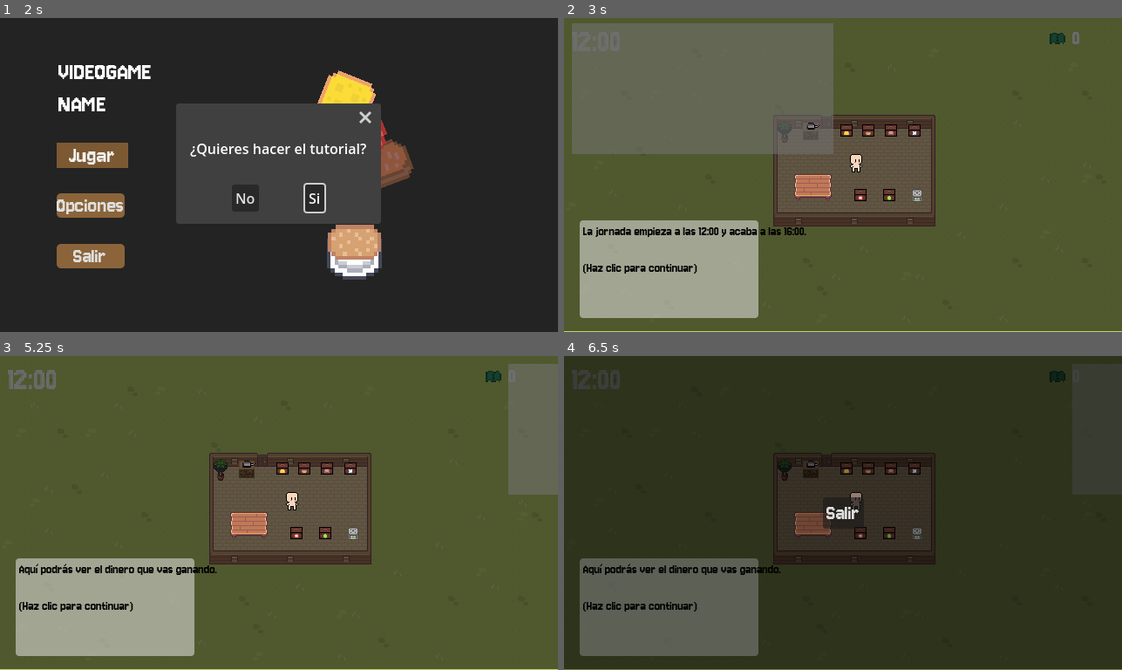
Above: before the commit, frames 1-4 (two rows, left to right).
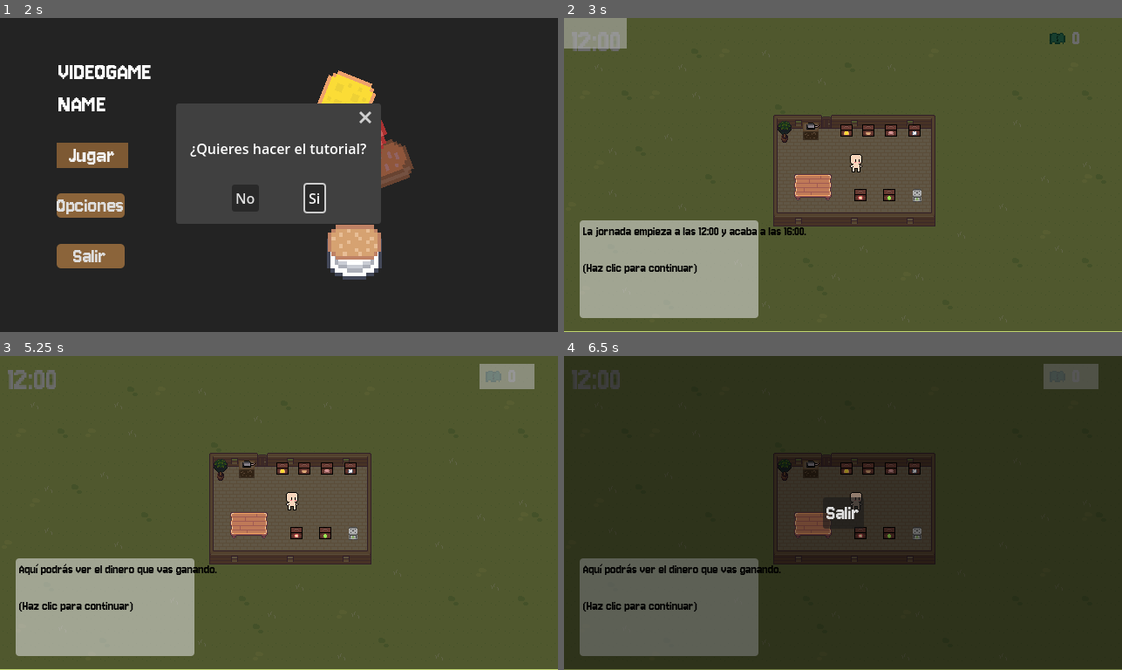
Above: after the commit, the same moments.

Repository: apastraher/BURGERBURGER
Game: Godot game, scene res://scenes/menu.tscn
The game is run twice, just before and just after one commit, with the same random seed, the same clock (stepped at 60 frames per second) and the same inputs.
Inputs (mouse positions are in pixels of both pictures, inside the frame that each line leads up to):
- Up to frame 1 (2 s): click "Jugar" at 0.5 s; click "Jugar" at 1.25 s
- Up to frame 2 (3 s): click "Si" at 2 s; tap Enter at 2.75 s; move the mouse to (965, 159) at 2.77 s; hold D (right) from 2.78 s (still down); tap E (grab) at 2.85 s; click (965, 159) at 2.92 s
- Up to frame 3 (5.25 s): tap Space at 3.02, 3.5, 3.77, 5 s; move the mouse to (167, 528) at 3.52 s; release D (right) at 3.53 s; hold S (down) 3.53-4.28 s; tap E (grab) at 3.6, 4.35, 5.1 s; tap Enter at 4.25 s; move the mouse to (334, 443) at 4.27 s; hold D (right) 4.28-5.03 s; move the mouse to (251, 575) at 5.02 s; hold W (up) from 5.03 s (still down); click (251, 575) at 5.17 s
- Up to frame 4 (6.5 s): tap Space at 5.27, 6.02 s; tap Enter at 5.75 s; move the mouse to (1010, 560) at 5.77 s; release W (up) at 5.78 s; hold A (left) from 5.78 s (still down); tap E (grab) at 5.85 s; tap Escape (esc) at 6.4 s

Frame 1 is identical in both runs. In frame 2, 20% of the frame differs, in the area x 0-49%, y 0-44%; in frame 3, 4.1%; in frame 4, 0.4%.

Commit message:
Tutorial arreglado

Diff:
--- a/project.godot
+++ b/project.godot
@@ -19,6 +19,11 @@
 
 Settings="*res://scenes/settings.gd"
 Fade="*res://scenes/fade.tscn"
+
+[debug]
+
+shapes/max_threads=-1
+shapes/run_on_separate_thread=false
 
 [display]
 
--- a/scenes/final_bueno.gd
+++ b/scenes/final_bueno.gd
@@ -1,26 +1,51 @@
 extends CanvasLayer
 
 var fade
+var exiting := false  # Bandera para controlar el estado de salida
 
 func _ready() -> void:
+	# Configuración inicial segura
 	Input.mouse_mode = Input.MOUSE_MODE_VISIBLE
 	get_tree().paused = false
 
+	# Manejo robusto del efecto fade
 	fade = get_node_or_null("/root/Fade")
-
 	if is_instance_valid(fade):
 		fade.color_rect.modulate = Color(0, 0, 0, 1)
 		fade.color_rect.show()
 		await fade.fade_out(0.5)
+	else:
+		printerr("Advertencia: Nodo Fade no encontrado")
 
 func _on_salir_pressed() -> void:
+	# Evitar múltiples ejecuciones
+	if exiting:
+		return
+
+	exiting = true
+
+	# 1. Ejecutar animación de fade (si existe)
 	if is_instance_valid(fade):
 		await fade.fade_in(0.5)
 
+	# 2. Cargar el menú principal de forma segura
 	var menu_path = "res://scenes/menu.tscn"
-	if ResourceLoader.exists(menu_path):
-		var menu = load(menu_path)
-		get_tree().change_scene_to_packed(menu)
-	else:
-		push_error("No se encontró la escena del menú")
+
+	# Verificar existencia del recurso
+	if not ResourceLoader.exists(menu_path):
+		printerr("Error: No se encontró la escena del menú en ", menu_path)
 		get_tree().quit()
+		return
+
+	# 3. Cambiar a la escena del menú
+	var menu = load(menu_path)
+	get_tree().change_scene_to_packed(menu)
+
+	# 4. Limpieza final
+	queue_free()
+
+# Manejo seguro al cerrar
+func _notification(what):
+	if what == NOTIFICATION_PREDELETE:
+		if is_instance_valid(fade):
+			fade.queue_free()
--- a/scenes/map.gd
+++ b/scenes/map.gd
@@ -19,7 +19,7 @@
 	Input.set_mouse_mode(Input.MOUSE_MODE_CONFINED_HIDDEN)
 
 	if timer_node:
-		timer_node.tiempo_finalizado.connect(_on_timer_finalizado)
+		timer_node.tiempo_finalizado.connect(_on_timer_node_tiempo_finalizado)
 
 func _iniciar_tutorial():
 	var tutorial = tutorial_scene.instantiate()
@@ -27,7 +27,7 @@
 	get_tree().paused = true
 	Input.set_mouse_mode(Input.MOUSE_MODE_VISIBLE)
 
-func _on_timer_finalizado() -> void:
+func _on_timer_node_tiempo_finalizado() -> void:
 	get_tree().paused = false
 
 	# Manejar transición de escena
--- a/scenes/map.tscn
+++ b/scenes/map.tscn
@@ -18,7 +18,6 @@
 [ext_resource type="PackedScene" uid="uid://tpgd1oxg5sg5" path="res://scenes/papelera.tscn" id="14_ngwq2"]
 [ext_resource type="PackedScene" uid="uid://c7cu56adu8gfc" path="res://scenes/cliente.tscn" id="15_o3v11"]
 [ext_resource type="PackedScene" uid="uid://bwio7l8l0n7h" path="res://scenes/dinero.tscn" id="16_m650i"]
-[ext_resource type="PackedScene" uid="uid://r30k0ytab6tk" path="res://scenes/tutorial.tscn" id="17_vtyk1"]
 
 [sub_resource type="TileSetAtlasSource" id="TileSetAtlasSource_nlckf"]
 texture = ExtResource("3_de7ht")
@@ -1918,6 +1917,7 @@
 scale = Vector2(1.5, 1.5)
 
 [node name="Cocina" parent="." groups=["sartenes"] instance=ExtResource("13_lxcw7")]
+z_index = 1
 position = Vector2(283, 130)
 
 [node name="Cliente" parent="." node_paths=PackedStringArray("punto_entrada", "punto_salida") groups=["clientes"] instance=ExtResource("15_o3v11")]
@@ -1936,8 +1936,4 @@
 [node name="PuntoSalida" type="Marker2D" parent="."]
 position = Vector2(440, 360)
 
-[node name="Tutorial" parent="." instance=ExtResource("17_vtyk1")]
-visible = false
-z_index = 100
-
 [connection signal="tiempo_finalizado" from="TimerNode" to="." method="_on_timer_node_tiempo_finalizado"]
--- a/scenes/tutorial.gd
+++ b/scenes/tutorial.gd
@@ -9,15 +9,15 @@
 
 var pasos = [
 	{"texto": "Bienvenido al tutorial. Aquí aprenderás lo básico.\n\n(Haz clic para continuar)", "pos": Vector2(0, 0), "size": Vector2(0, 0)},
-	{"texto": "La jornada empieza a las 12:00 y acaba a las 16:00.\n\n(Haz clic para continuar)", "pos": Vector2(9, 6), "size": Vector2(300, 150)},
-	{"texto": "Aquí podrás ver el dinero que vas ganando.\n\n(Haz clic para continuar)", "pos": Vector2(583, 9), "size": Vector2(300, 150)},
-	{"texto": "Aquí estás tú, podrás moverte e interactuar con los controles asignados.\n\n(Haz clic para continuar)", "pos": Vector2(335, 166), "size": Vector2(250, 250)},
-	{"texto": "Estas cajas contienen los ingredientes, acércate y recógelos cuando los necesites.\n\n(Haz clic para continuar)", "pos": Vector2(600, 350), "size": Vector2(300, 150)},
-	{"texto": "Esta es la sartén, puedes cocinar la carne, ten cuidado que no se te queme.\n\n(Haz clic para continuar)", "pos": Vector2(283, 130), "size": Vector2(350, 150)},
-	{"texto": "En la mesa podrás dejar los ingredientes o poner los platos para emplatar los pedidos.\n\n(Haz clic para continuar)", "pos": Vector2(324, 130), "size": Vector2(300, 150)},
-	{"texto": "En la papelera puedes tirar lo que no vayas a usar. ¡Cuidado con no meterte!\n\n(Haz clic para continuar)", "pos": Vector2(405, 206), "size": Vector2(350, 150)},
-	{"texto": "Cuando se te acerque un cliente, acércate a él para atenderle.\n\n(Haz clic para continuar)", "pos": Vector2(423, 175), "size": Vector2(350, 150)},
-	{"texto": "Cuando tengas su pedido hecho entrégaselo lo antes posible.\n\n(Haz clic para continuar)", "pos": Vector2(423, 175), "size": Vector2(350, 150)},
+	{"texto": "La jornada empieza a las 12:00 y acaba a las 16:00.\n\n(Haz clic para continuar)", "pos": Vector2(0, 0), "size": Vector2(72, 35)},
+	{"texto": "Aquí podrás ver el dinero que vas ganando.\n\n(Haz clic para continuar)", "pos": Vector2(550, 9), "size": Vector2(63, 29)},
+	{"texto": "Aquí estás tú, podrás moverte e interactuar con los controles asignados.\n\n(Haz clic para continuar)", "pos": Vector2(323, 155), "size": Vector2(22, 23)},
+	{"texto": "Estas cajas contienen los ingredientes, acércate y recógelos cuando los necesites.\n\n(Haz clic para continuar)", "pos": Vector2(312, 118), "size": Vector2(102, 24)},
+	{"texto": "Esta es la sartén, puedes cocinar la carne, ten cuidado que no se te queme.\n\n(Haz clic para continuar)", "pos": Vector2(269, 116), "size": Vector2(29, 29)},
+	{"texto": "En la mesa podrás dejar los ingredientes o poner los platos para emplatar los pedidos.\n\n(Haz clic para continuar)", "pos": Vector2(260, 176), "size": Vector2(52, 36)},
+	{"texto": "En la papelera puedes tirar lo que no vayas a usar. ¡Cuidado con no meterte!\n\n(Haz clic para continuar)", "pos": Vector2(395, 194), "size": Vector2(21, 22)},
+	{"texto": "Cuando se te acerque un cliente, acércate a él para atenderle.\n\n(Haz clic para continuar)", "pos": Vector2(396, 154), "size": Vector2(57, 35)},
+	{"texto": "Cuando tengas su pedido hecho entrégaselo lo antes posible.\n\n(Haz clic para continuar)", "pos": Vector2(396, 154), "size": Vector2(57, 35)},
 	{"texto": "Espero que vaya todo bien, ¡suerte!\n\n(Haz clic para terminar)", "pos": Vector2(0, 0), "size": Vector2(0, 0)}
 ]
 
--- a/scenes/tutorial.tscn
+++ b/scenes/tutorial.tscn
@@ -1828,7 +1828,7 @@
 offset_top = -48.0
 offset_right = 46.0
 offset_bottom = -8.0
-color = Color(0.447059, 0.447059, 0.447059, 0.560784)
+color = Color(0.716296, 0.716296, 0.716296, 0.560784)
 
 [node name="Panel" type="Panel" parent="."]
 z_index = 15
Not shown: 1 places in scenes/map.tscn that only renumber resources
